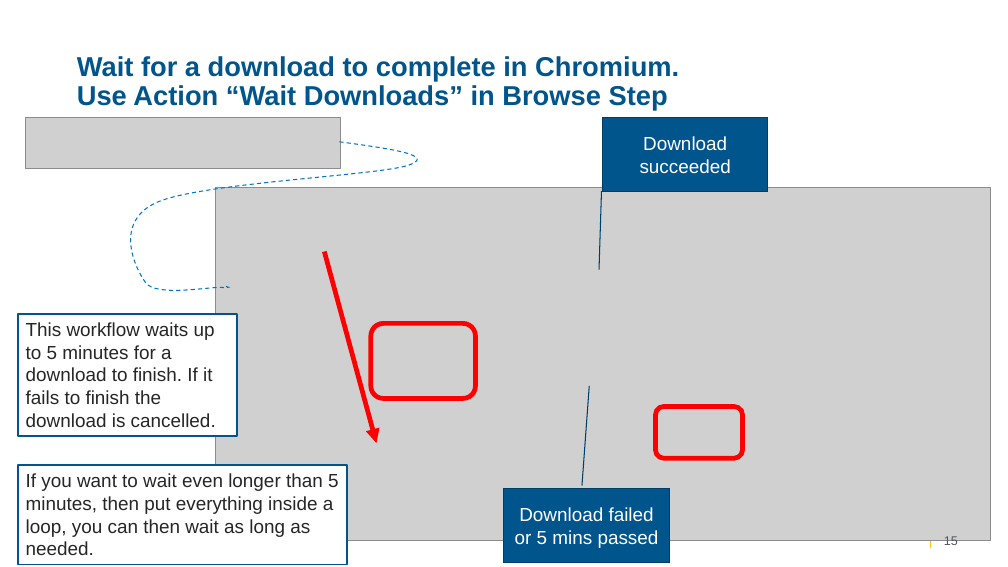
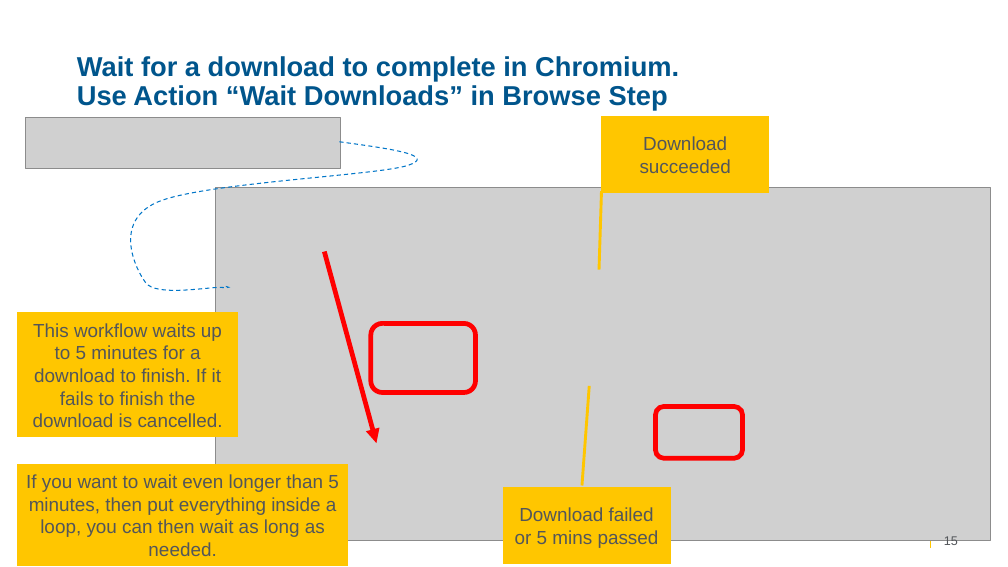
Before and after one commit to TungstenRPA/RPA-11.1, a slide deck: slide 15 of Whats new Kofax RPA 11.1 _ partner.pptx. Drawn at 1008x567 pixels with LibreOffice and Linux fonts; fonts in the diff are those of the drawing; grey boxes stand for pictures; background and template pictures are left out. Boxes give left, top, right and bottom in pixels: in the first picture for what was removed or moved away, otherwise in the second. Text is boxed around its words. In the diff, an @@ line names an element or a change of style, - is before the commit and + after.

```diff
--- a/Whats new Kofax RPA 11.1 _ partner.pptx
+++ b/Whats new Kofax RPA 11.1 _ partner.pptx
@@ border callout "Download succeeded" at bbox=[603, 117, 768, 191]: text colour #FFFFFF to #53565A; fill #00558C to #FFC600; outline #003F68 1 pt to #FFC600 2.75 pt @@
@@ rectangle "This workflow waits up to ..." at bbox=[18, 314, 237, 436]: text colour #262626 to #53565A; alignment left to centre; vertical alignment top to middle; fill #FFFFFF to #FFC600; outline #00558C 1.5 pt to #FFC600 2.75 pt @@
@@ rounded rectangle: place and size @@
-rounded rectangle at bbox=[371, 324, 476, 399]
+rounded rectangle at bbox=[371, 324, 476, 392]
@@ rectangle "If you want to wait ..." at bbox=[18, 465, 347, 564]: text colour #262626 to #53565A; alignment left to centre; vertical alignment top to middle; fill #FFFFFF to #FFC600; outline #00558C 1.5 pt to #FFC600 2.75 pt @@
@@ border callout "Download failed or 5 mins ..." at bbox=[504, 488, 670, 563]: text colour #FFFFFF to #53565A; fill #00558C to #FFC600; outline #003F68 1 pt to #FFC600 2.75 pt @@
```
Also in this commit, not shown: 14 other slides changed, 1 slide added.
